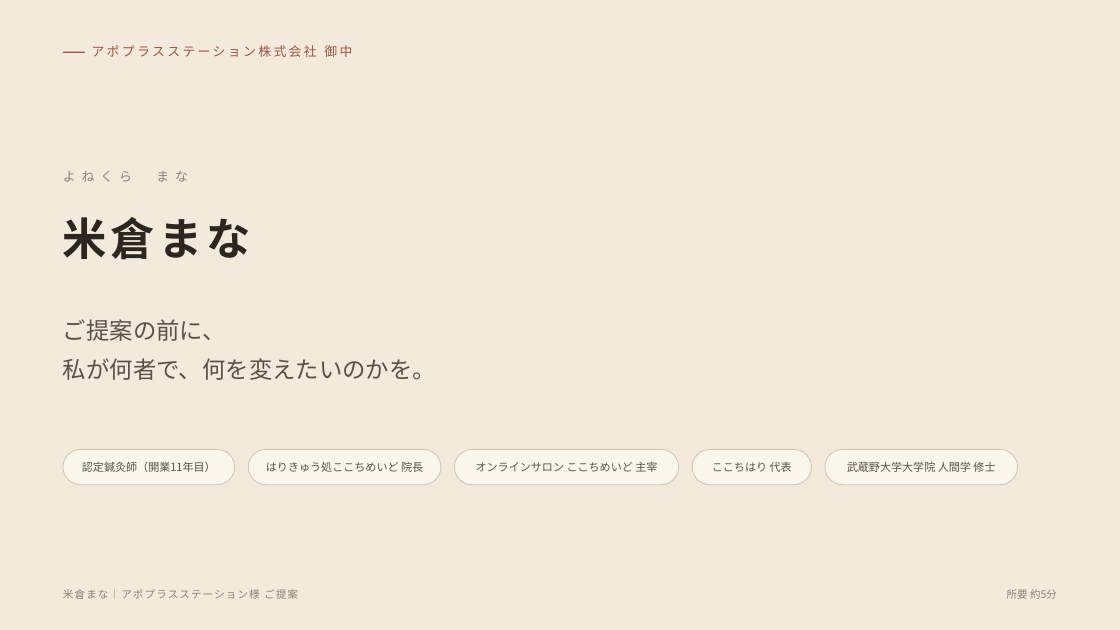
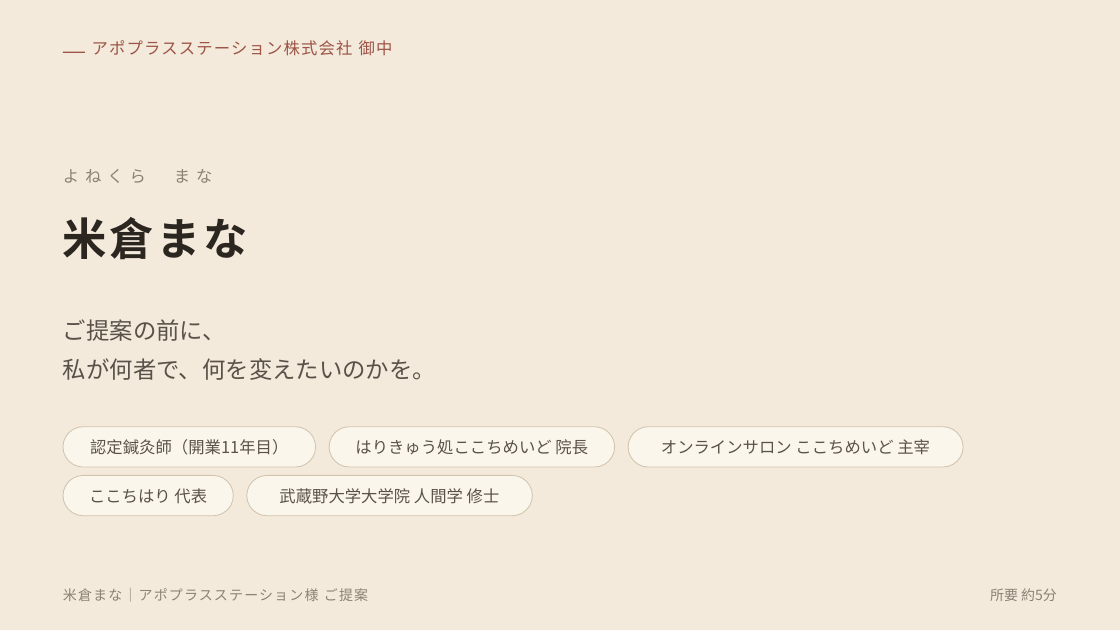
Before and after one commit to mananyon/manayonekura, a slide deck: slide 1 of proposals/米倉まな_アポプラスステーション様ご提案_導入.pptx. Drawn at 1120x630 pixels with LibreOffice and Linux fonts; fonts in the diff are those of the drawing. Boxes give left, top, right and bottom in pixels: in the first picture for what was removed or moved away, otherwise in the second. Text is boxed around its words. In the diff, an @@ line names an element or a change of style, - is before the commit and + after.

```diff
--- a/proposals/米倉まな_アポプラスステーション様ご提案_導入.pptx
+++ b/proposals/米倉まな_アポプラスステーション様ご提案_導入.pptx
@@ text "アポプラスステーション株式会社 御中" at [92,40,393,56]: size 11 to 14 pt, letter spacing 2 to 1 pt @@
@@ text "よねくら まな" at [63,169,213,183]: size 11 to 14 pt @@
@@ text "米倉まな" at [63,217,247,260]: letter spacing 3 to 2 pt @@
@@ text "認定鍼灸師（開業11年目）": place and size @@
-text "認定鍼灸師（開業11年目）" at [82,461,216,472]
+text "認定鍼灸師（開業11年目）" at [90,439,288,455]
@@ rounded rectangle: place and size @@
-rounded rectangle at [63,450,234,485]
+rounded rectangle at [63,427,316,467]
@@ text "はりきゅう処ここちめいど 院長": place and size @@
-text "はりきゅう処ここちめいど 院長" at [266,462,423,472]
+text "はりきゅう処ここちめいど 院長" at [355,439,588,454]
@@ rounded rectangle: place and size @@
-rounded rectangle at [249,450,441,485]
+rounded rectangle at [329,427,615,467]
@@ text "オンラインサロン ここちめいど 主宰": place and size @@
-text "オンラインサロン ここちめいど 主宰" at [476,462,657,472]
+text "オンラインサロン ここちめいど 主宰" at [661,439,930,455]
@@ rounded rectangle: place and size @@
-rounded rectangle at [455,450,679,485]
+rounded rectangle at [628,427,964,467]
@@ text "ここちはり 代表": place and size @@
-text "ここちはり 代表" at [712,462,792,472]
+text "ここちはり 代表" at [89,488,207,503]
@@ rounded rectangle: place and size @@
-rounded rectangle at [692,450,812,485]
+rounded rectangle at [63,476,234,516]
@@ size 9.5 to 14 pt in 5 elements at [90,439,288,455], [355,439,588,454], [661,439,930,455], [89,488,207,503], [279,488,500,504] @@
@@ text "武蔵野大学大学院 人間学 修士": place and size @@
-text "武蔵野大学大学院 人間学 修士" at [847,461,995,472]
+text "武蔵野大学大学院 人間学 修士" at [279,488,500,504]
@@ rounded rectangle: place and size @@
-rounded rectangle at [825,450,1017,485]
+rounded rectangle at [247,476,533,516]
@@ text "米倉まな｜アポプラスステーション様 ご提案" at [63,588,368,601]: size 9 to 12 pt @@
@@ text "所要 約5分" at [990,588,1057,601]: size 9 to 12 pt @@
```
Also in this commit, not shown: 9 other slides changed, 2 other files.
